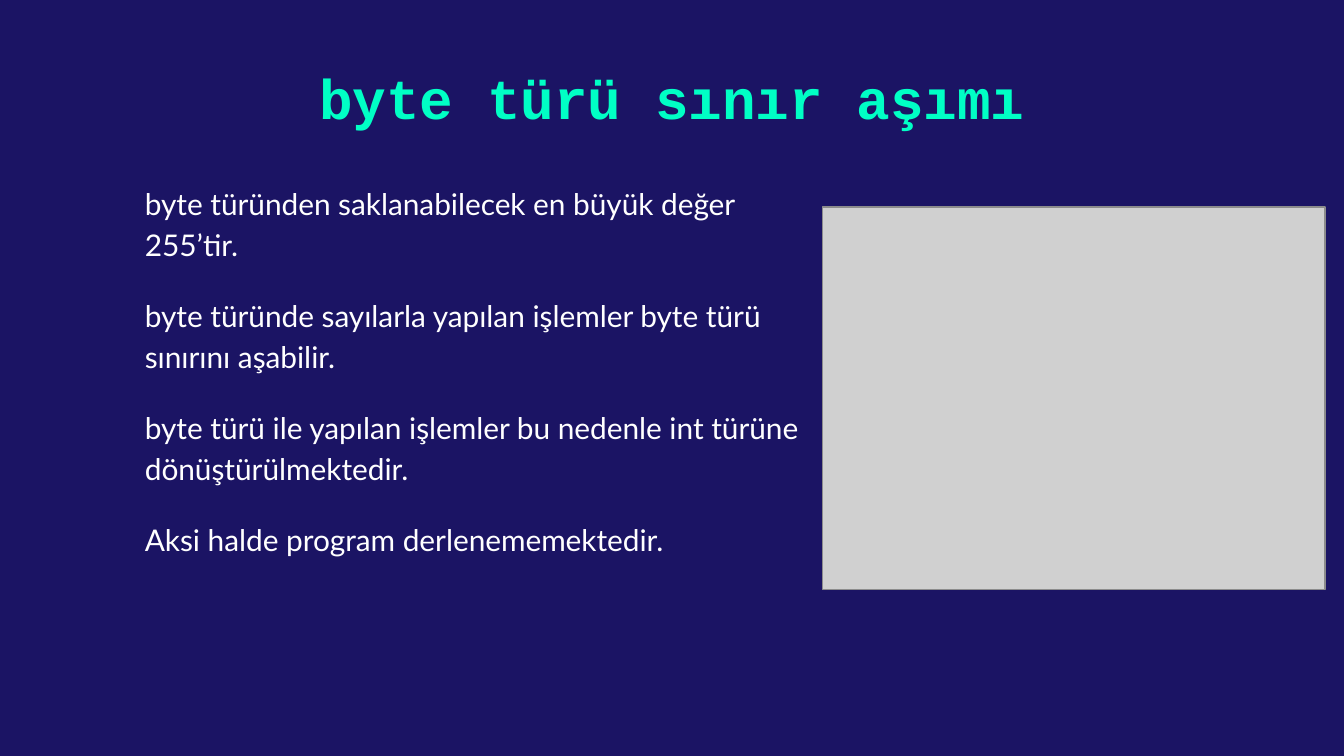
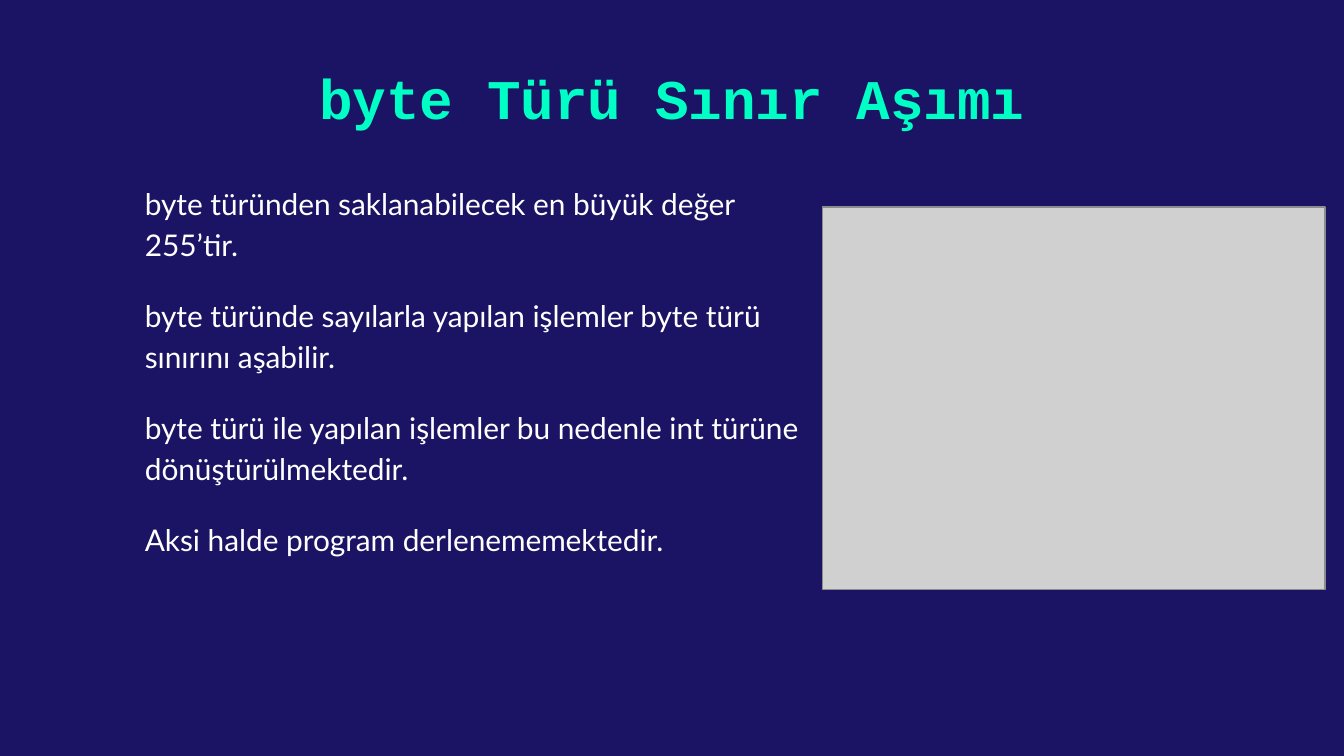
Before and after one commit to kadirdemir/C-Sharp-2022, a slide deck: slide 12 of Tür Dönüşümü.pptx. Drawn at 1344x756 pixels with LibreOffice and Linux fonts; fonts in the diff are those of the drawing; grey boxes stand for pictures. Boxes give left, top, right and bottom in pixels: in the first picture for what was removed or moved away, otherwise in the second. Text is boxed around its words. In the diff, an @@ line names an element or a change of style, - is before the commit and + after.

```diff
--- a/Tür Dönüşümü.pptx
+++ b/Tür Dönüşümü.pptx
@@ title at <box>319,79,1025,131</box>: text changed @@
-byte türü sınır aşımı
+byte Türü Sınır Aşımı
```
Also in this commit, not shown: 3 other slides changed, 27 slides added.
